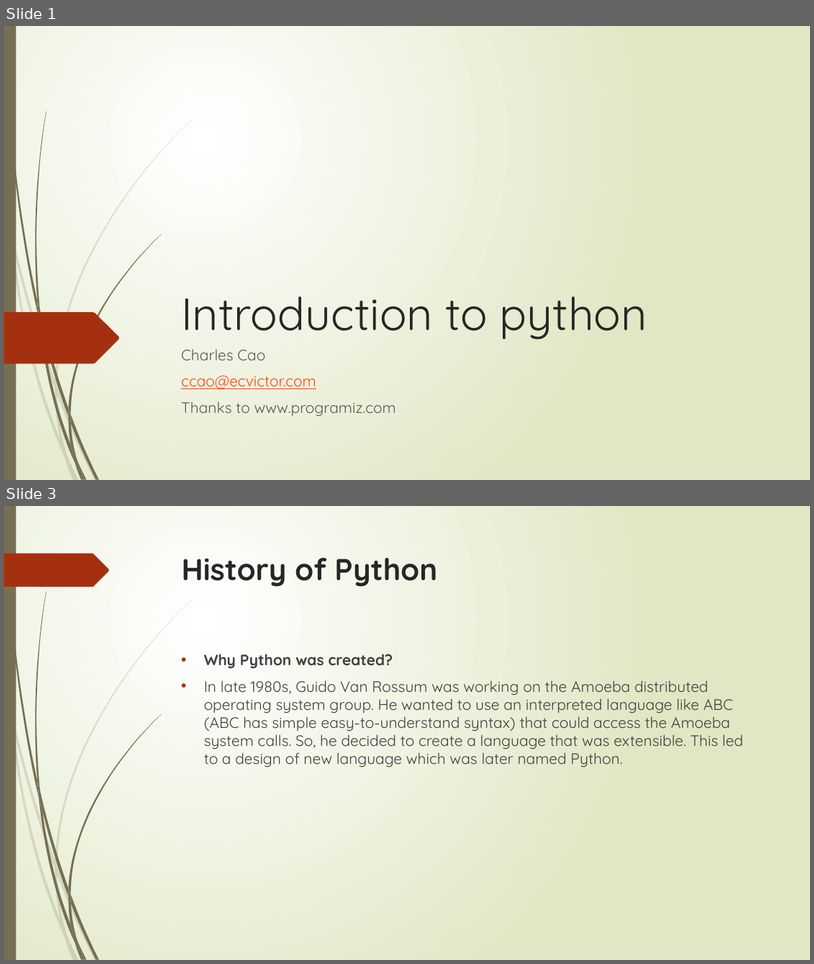
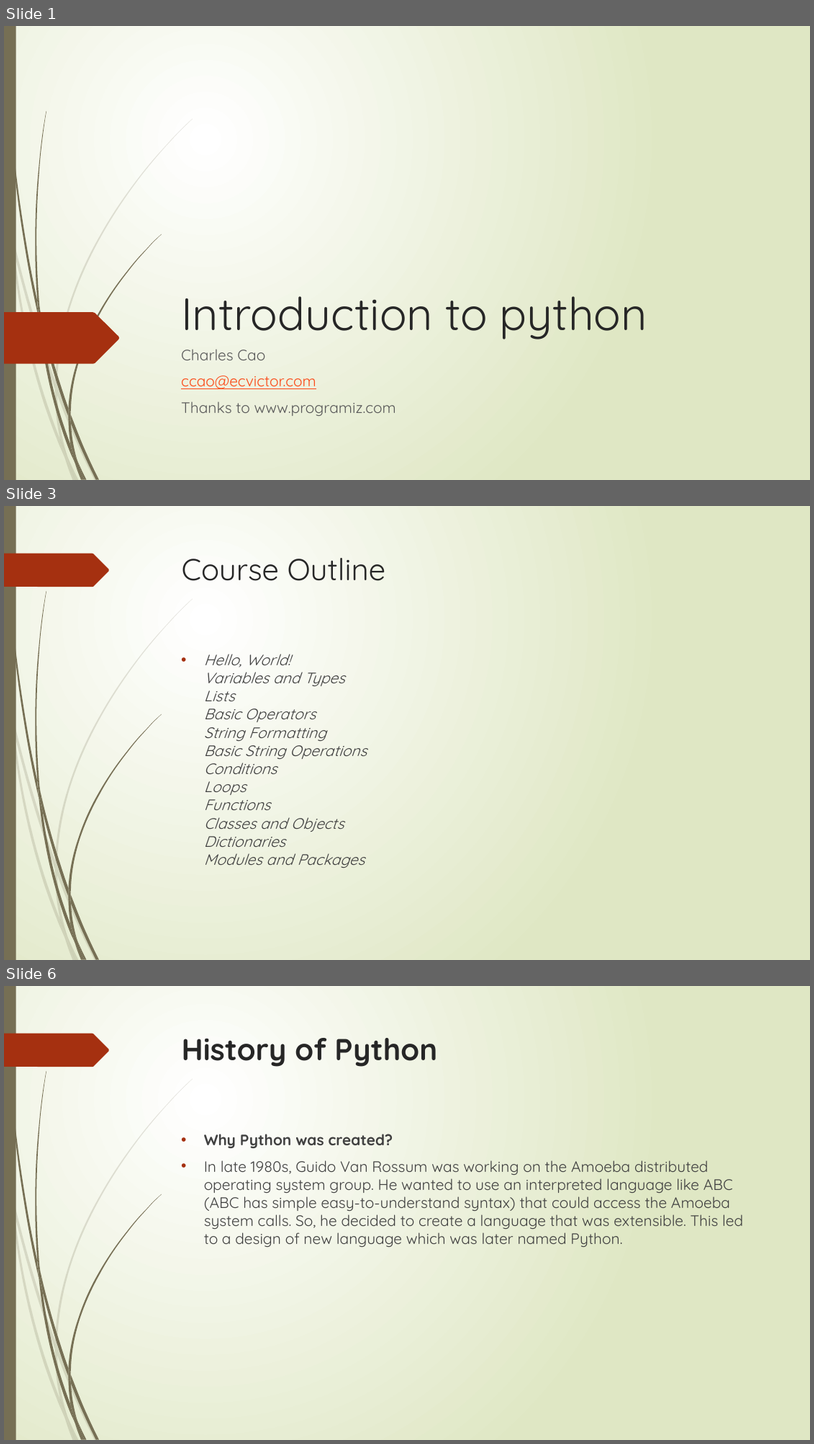
Before and after one commit to flyworker/python-automation-testing, a slide deck: document/course1.pptx. Shown one above the other, each under a label of ours: slides 1 and 3 before the commit, slides 1, 3 and 6 after it; the slides between them are not shown. The pictures are 814x964 and 814x1444 pixels, drawn with LibreOffice and Linux fonts; fonts in the diff are those of the drawing. Boxes give left, top, right and bottom in pixels: in the first picture for what was removed or moved away, otherwise in the second. Text is boxed around its words. In the diff, an @@ line names an element or a change of style, - is before the commit and + after.

Commit message:
updatec course 1 slide with operators

```diff
--- a/document/course1.pptx
+++ b/document/course1.pptx
@@ slide 3 added at box(4, 506, 810, 960), background gradient #FFFFFF to #DFE8C4; not listed: 24 template elements that a slide beside it also shows @@
@@ title added at box(182, 558, 386, 581), 36 pt, text #262626 @@
+Course Outline
@@ text added at box(204, 654, 367, 867), 18 pt, text #404040, italic @@
+• Hello, World!
+  Variables and Types
+  Lists
+  Basic Operators
+  String Formatting
+  Basic String Operations
+  Conditions
+  Loops
+  Functions
+  Classes and Objects
+  Dictionaries
+  Modules and Packages
@@ what was slide 3 is now slide 6 @@
```
Also in this commit, not shown: 1 slide changed, 18 other slides added, 5 other files.
